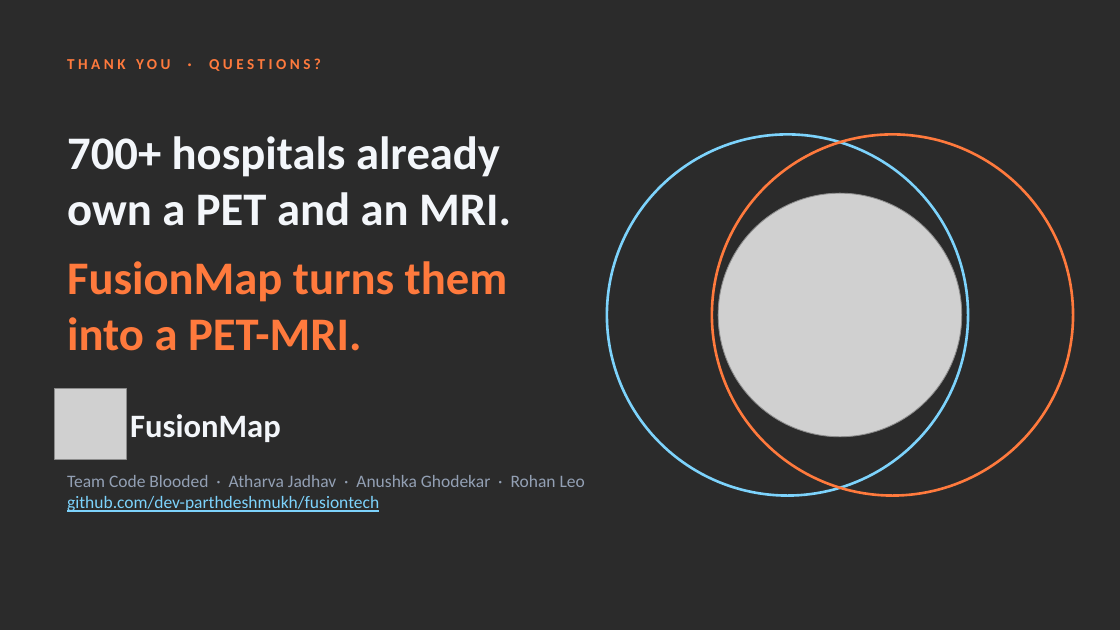
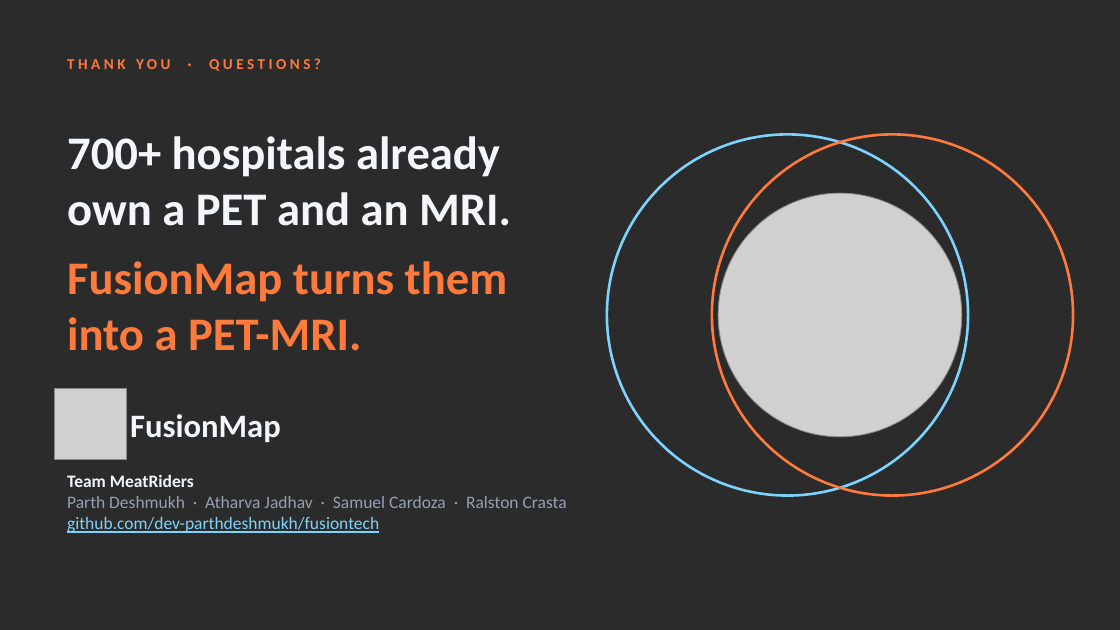
Before and after one commit to dev-parthdeshmukh/fusiontech, a slide deck: slide 16 of presentation/FusionMap_Pitch.pptx. Drawn at 1120x630 pixels with LibreOffice and Linux fonts; fonts in the diff are those of the drawing; grey boxes stand for pictures; background and template pictures are left out; a plain dark background stands for a picture behind light text. Boxes give left, top, right and bottom in pixels: in the first picture for what was removed or moved away, otherwise in the second. Text is boxed around its words. In the diff, an @@ line names an element or a change of style, - is before the commit and + after.

```diff
--- a/presentation/FusionMap_Pitch.pptx
+++ b/presentation/FusionMap_Pitch.pptx
@@ text at (x1=67, y1=474, x2=567, y2=508): text changed @@
-Team Code Blooded · Atharva Jadhav · Anushka Ghodekar · Rohan Leo
+Team MeatRiders
+Parth Deshmukh · Atharva Jadhav · Samuel Cardoza · Ralston Crasta
```
Also in this commit, not shown: 15 other slides changed, 9 other files.
